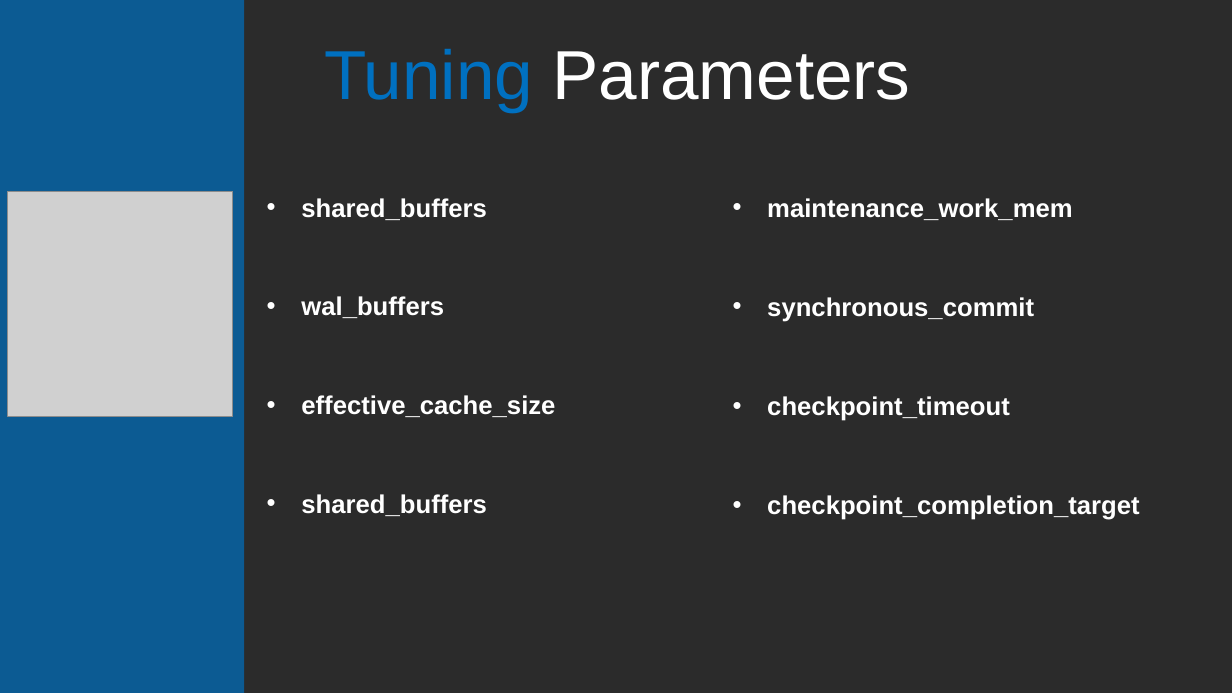
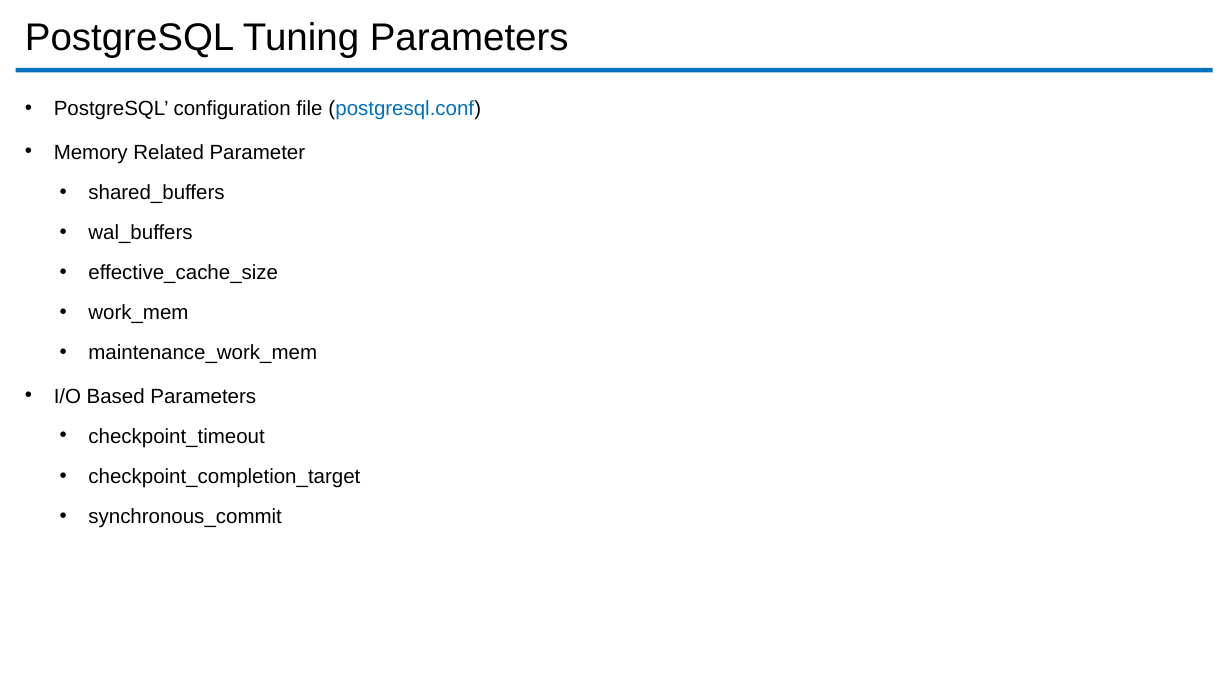
Before and after one commit to ibrarahmad/PostgreSQLTalks, a slide deck: slide 10 of Conferences/PostgreSQL Conf Asia -2020[Online]/Performance-Tuning.pptx. Drawn at 1232x693 pixels with LibreOffice and Linux fonts; fonts in the diff are those of the drawing; grey boxes stand for pictures; background and template pictures are left out; a plain dark background stands for a picture behind light text. Boxes give left, top, right and bottom in pixels: in the first picture for what was removed or moved away, otherwise in the second. Text is boxed around its words. In the diff, an @@ line names an element or a change of style, - is before the commit and + after.

Commit message:
PostgreSQL Conference CHINA and PGConf Asia 2020.
1 - Deep Dive ToPostgreSQL Indexes
2 - Performance Tuning
3 - PostgreSQL Security

```diff
--- a/Conferences/PostgreSQL Conf Asia -2020[Online]/Performance-Tuning.pptx
+++ b/Conferences/PostgreSQL Conf Asia -2020[Online]/Performance-Tuning.pptx
@@ background picture (left out) to #FFFFFF @@
@@ rectangle removed at box(0, 0, 244, 693) @@
@@ title at box(25, 22, 569, 58): text changed; size 54 to 30 pt; text colour #FFFFFF to #000000 @@
-Tuning Parameters
+PostgreSQL Tuning Parameters
@@ rectangle added at box(16, 67, 1214, 72), fill #0070C0 @@
@@ text added at box(54, 100, 481, 528), 16 pt, text #000000 @@
+• PostgreSQL’ configuration file (postgresql.conf)
+• Memory Related Parameter
+  • shared_buffers
+  • wal_buffers
+  • effective_cache_size
+  • work_mem
+  • maintenance_work_mem
+• I/O Based Parameters
+  • checkpoint_timeout
+  • checkpoint_completion_target
+  • synchronous_commit
@@ picture removed at box(7, 191, 232, 416) @@
@@ text removed at box(301, 198, 487, 220) @@
-• shared_buffers
@@ text removed at box(767, 198, 1073, 220) @@
-• maintenance_work_mem
@@ text removed at box(301, 296, 444, 318) @@
-• wal_buffers
@@ text removed at box(767, 297, 1034, 322) @@
-• synchronous_commit
@@ text removed at box(301, 395, 555, 417) @@
-• effective_cache_size
@@ text removed at box(767, 396, 1010, 421) @@
-• checkpoint_timeout
@@ text removed at box(301, 494, 487, 516) @@
-• shared_buffers
@@ text removed at box(767, 495, 1139, 520) @@
-• checkpoint_completion_target
```
Also in this commit, not shown: 34 other slides changed, 2 slides added, 2 slides removed, 1 other file.
